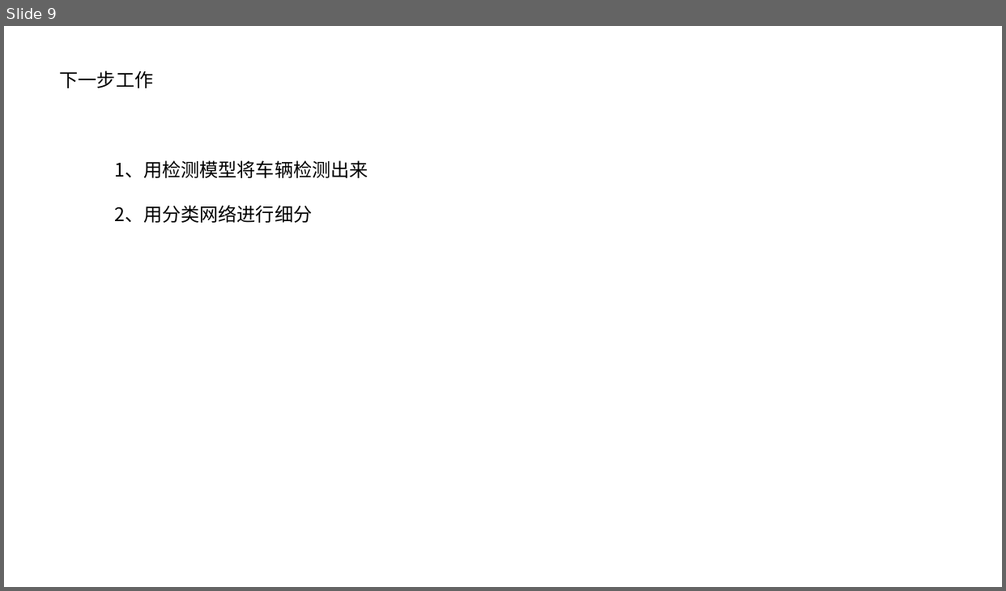
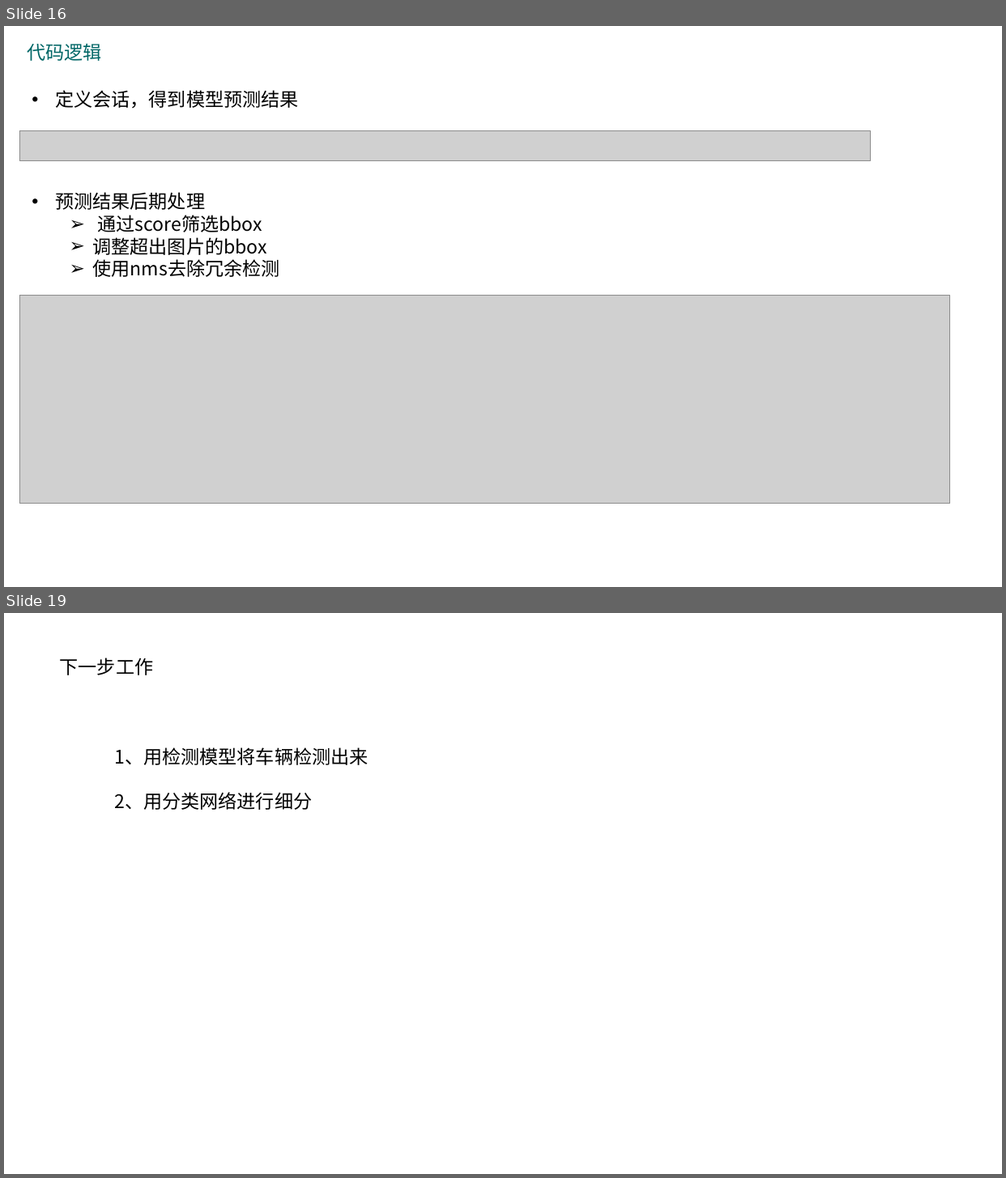
Before and after one commit to 1274085042/VehicleDetection, a slide deck: example/车辆检测.pptx. Shown one above the other, each under a label of ours: slide 9 before the commit, slides 16 and 19 after it; the slides between them are not shown. The pictures are 1006x591 and 1006x1178 pixels, drawn with LibreOffice and Linux fonts; fonts in the diff are those of the drawing; grey boxes stand for pictures. Boxes give left, top, right and bottom in pixels: in the first picture for what was removed or moved away, otherwise in the second. Text is boxed around its words. In the diff, an @@ line names an element or a change of style, - is before the commit and + after.

```diff
--- a/example/车辆检测.pptx
+++ b/example/车辆检测.pptx
@@ slide 16 added at [4, 26, 1002, 587], background #FFFFFF @@
@@ text added at [27, 43, 101, 61], 18 pt, text #006666 @@
+代码逻辑
@@ text added at [55, 90, 298, 109], 18 pt, text #000000 @@
+• 定义会话，得到模型预测结果
@@ picture added at [19, 130, 870, 161] @@
@@ text added at [55, 192, 280, 277], 18 pt, text #000000 @@
+• 预测结果后期处理
+  ➢ 通过score筛选bbox
+  ➢ 调整超出图片的bbox
+  ➢ 使用nms去除冗余检测
@@ picture added at [19, 296, 950, 504] @@
@@ what was slide 9 is now slide 19 @@
```
Also in this commit, not shown: 3 slides changed, 13 other slides added, 4 slides removed, 36 other files.
